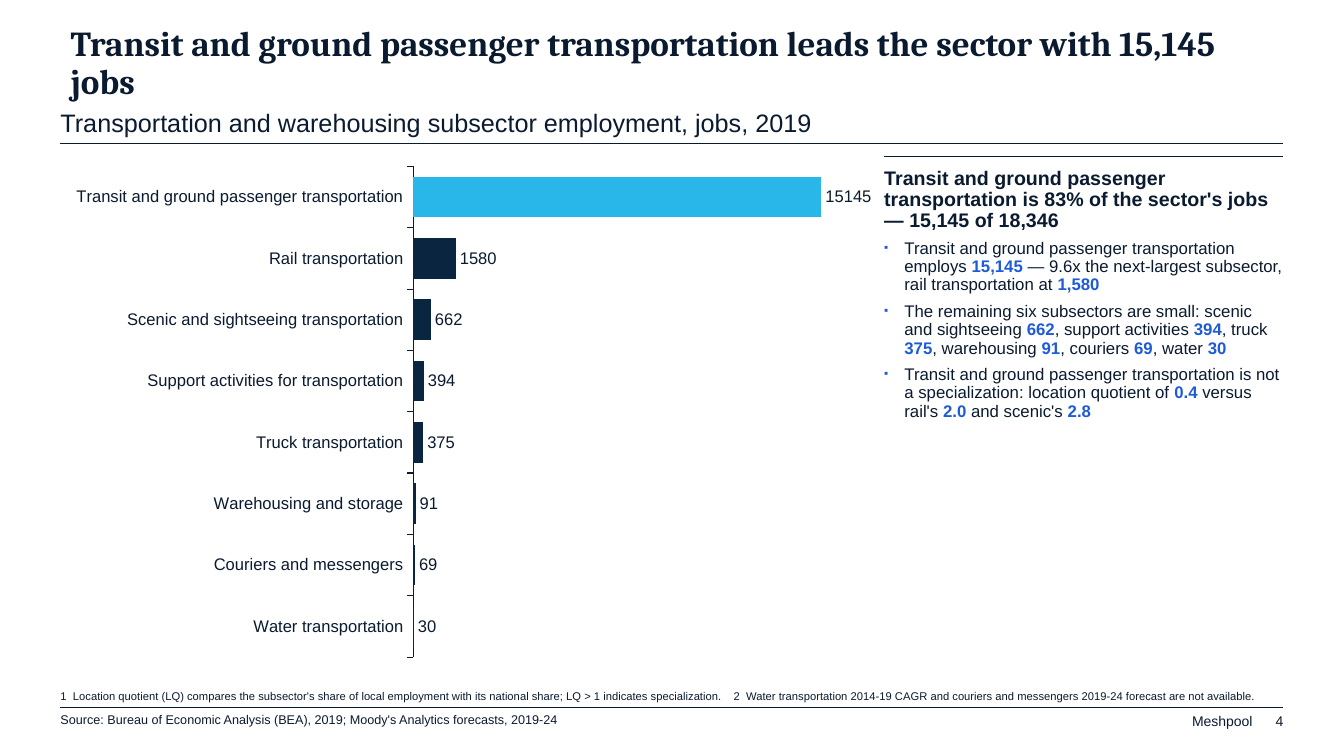
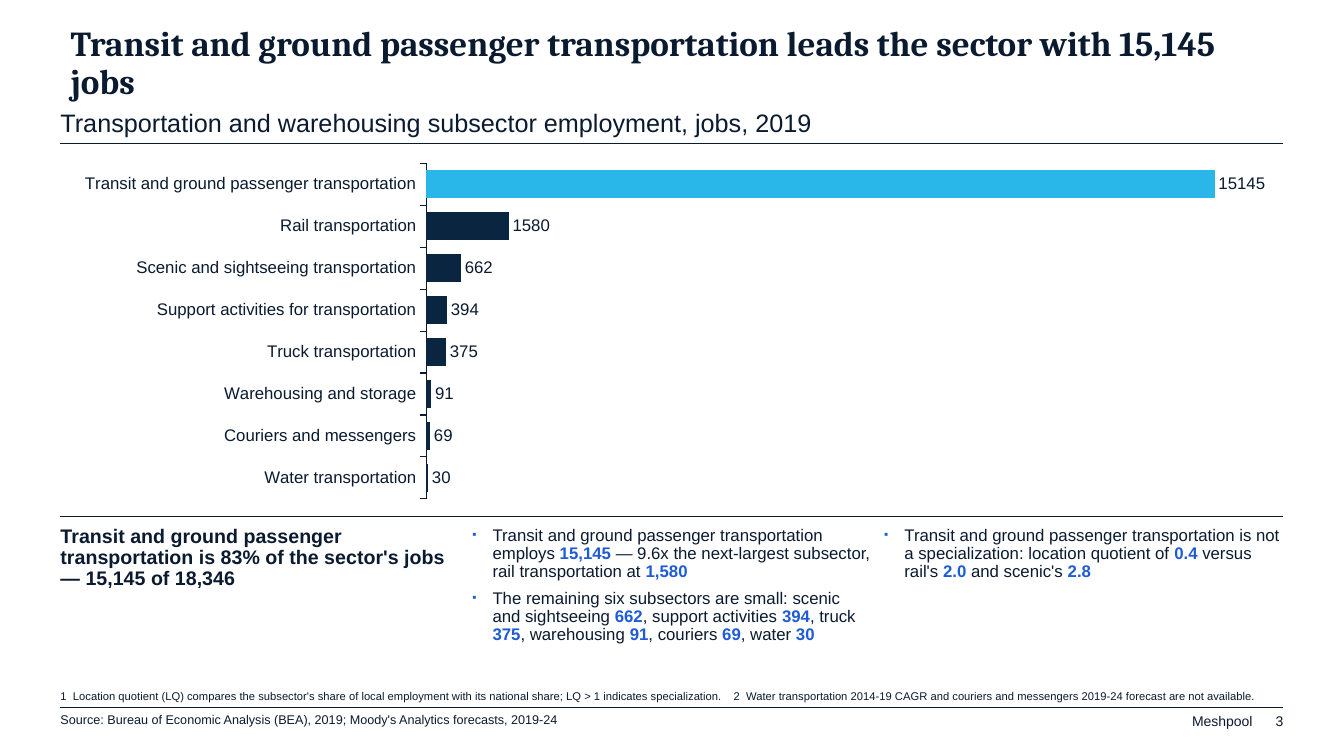
Before and after one commit to hamzaaziada/meshpool-harness, a slide deck: slide 3 of docs/deck-engine/examples/content_only_dc.pptx (slide 4 before the commit). Drawn at 1344x756 pixels with LibreOffice and Linux fonts; fonts in the diff are those of the drawing. Boxes give left, top, right and bottom in pixels: in the first picture for what was removed or moved away, otherwise in the second. Text is boxed around its words. In the diff, an @@ line names an element or a change of style, - is before the commit and + after.

```diff
--- a/docs/deck-engine/examples/content_only_dc.pptx
+++ b/docs/deck-engine/examples/content_only_dc.pptx
@@ bar chart at <box>60,156,1284,506</box> @@
@@ category axis changed @@
@@ bar chart: place and size @@
-bar chart at <box>60,156,872,667</box>
+bar chart at <box>60,156,1284,506</box>
@@ text at <box>884,170,1268,230</box>: paragraph removed @@
-Transit and ground passenger transportation is 83% of the sector's jobs — 15,145 of 18,346
@@ line removed from (884, 156) to (1284, 156) @@
@@ text at <box>904,368,1279,417</box>: paragraph removed @@
-▪ Transit and ground passenger transportation is not a specialization: location quotient of 0.4 versus rail's 2.0 and scenic's 2.8
@@ line added from (60, 516) to (1284, 516), #0A1A2F 0.75 pt @@
@@ text added at <box>60,528,444,588</box>, 14 pt, text #0A1A2F, bold @@
+Transit and ground passenger transportation is 83% of the sector's jobs — 15,145 of 18,346
@@ text "Transit and ground passenger transportation ...": place and size @@
-text "Transit and ground passenger transportation ..." at <box>884,170,1282,417</box>
+text "Transit and ground passenger transportation ..." at <box>493,529,870,644</box>
@@ text added at <box>904,529,1279,577</box>, 12 pt, text #0A1A2F @@
+▪ Transit and ground passenger transportation is not a specialization: location quotient of 0.4 versus rail's 2.0 and scenic's 2.8
@@ text at <box>1192,716,1284,729</box>: text changed @@
-Meshpool 4
+Meshpool 3
```
Also in this commit, not shown: 8 other slides changed, 1 slide removed, 14 other files.
